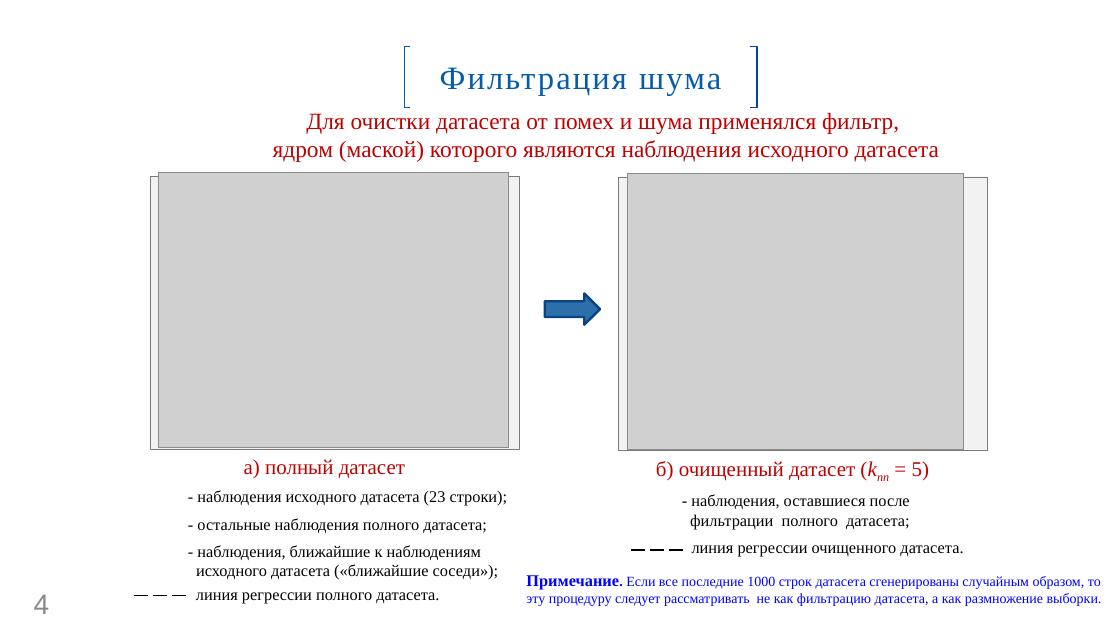
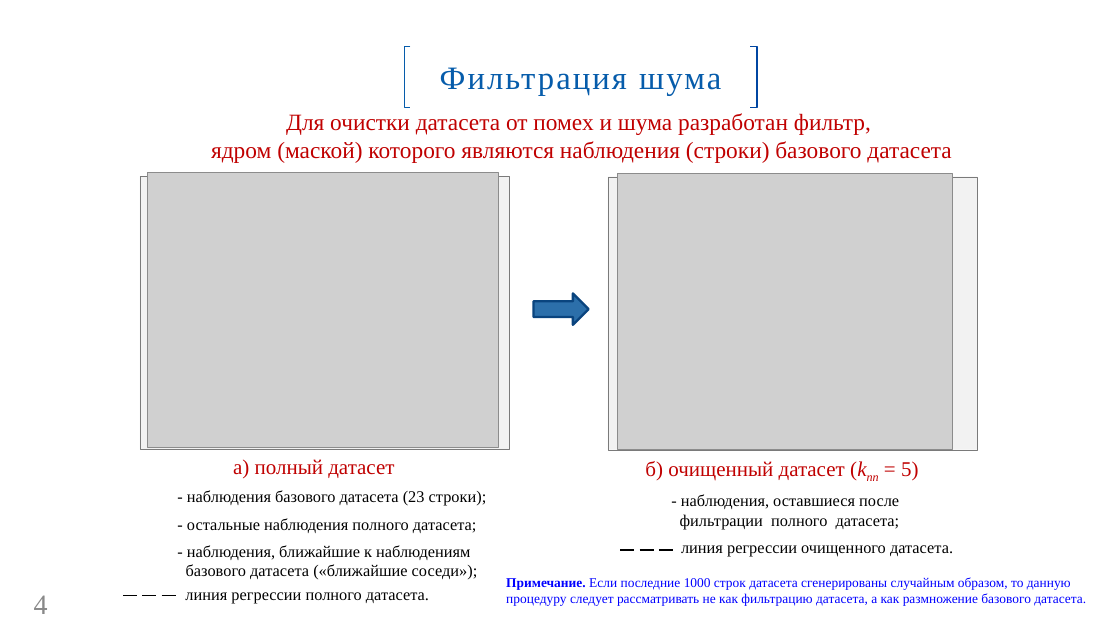
Before and after one commit to GorshkovAndrey/BMSTU, a slide deck: slide 4 of Для защиты ВКР/Презентация ВКР. Горшков А. В..pptx. Drawn at 1120x630 pixels with LibreOffice and Linux fonts; fonts in the diff are those of the drawing; grey boxes stand for pictures; background and template pictures are left out. Boxes give left, top, right and bottom in pixels: in the first picture for what was removed or moved away, otherwise in the second. Text is boxed around its words. In the diff, an @@ line names an element or a change of style, - is before the commit and + after.

```diff
--- a/Для защиты ВКР/Презентация ВКР. Горшков А. В..pptx
+++ b/Для защиты ВКР/Презентация ВКР. Горшков А. В..pptx
@@ text at [211,113,951,163]: text changed @@
-Для очистки датасета от помех и шума применялся фильтр,
-ядром (маской) которого являются наблюдения исходного датасета
+Для очистки датасета от помех и шума разработан фильтр,
+ядром (маской) которого являются наблюдения (строки) базового датасета
@@ text at [187,490,487,506]: text changed @@
-- наблюдения исходного датасета (23 строки);
+- наблюдения базового датасета (23 строки);
@@ text at [186,564,478,579]: text changed @@
-исходного датасета («ближайшие соседи»);
+базового датасета («ближайшие соседи»);
@@ 7 texts, 2 pictures, 2 rectangles, 2 lines, 1 down arrow: place and size @@
-7 texts, 2 pictures, 2 rectangles, 2 lines, 1 down arrow at [134,173,988,604]
+7 texts, 2 pictures, 2 rectangles, 2 lines, 1 down arrow at [124,173,978,604]
@@ text at [506,577,1086,606]: text changed; size 12 to 11.5 pt @@
-Примечание. Если все последние 1000 строк датасета сгенерированы случайным образом, то
-эту процедуру следует рассматривать не как фильтрацию датасета, а как размножение выборки.
+Примечание. Если последние 1000 строк датасета сгенерированы случайным образом, то данную
+процедуру следует рассматривать не как фильтрацию датасета, а как размножение базового датасета.
```
Also in this commit, not shown: 6 other slides changed, 2 slides added.
